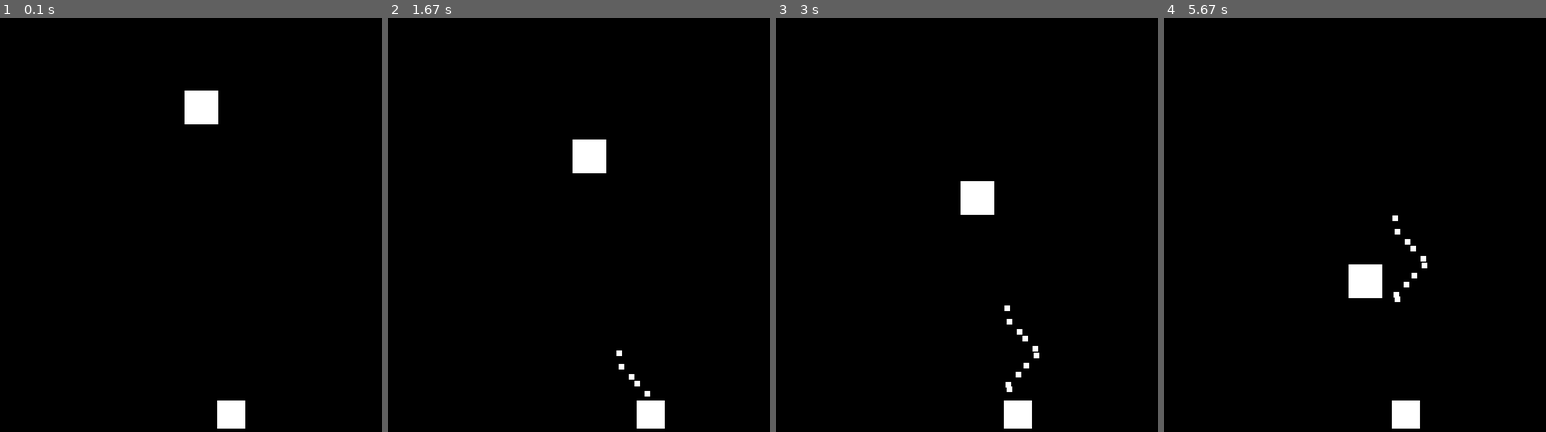
Above: before the commit, frames 1-4 (left to right).
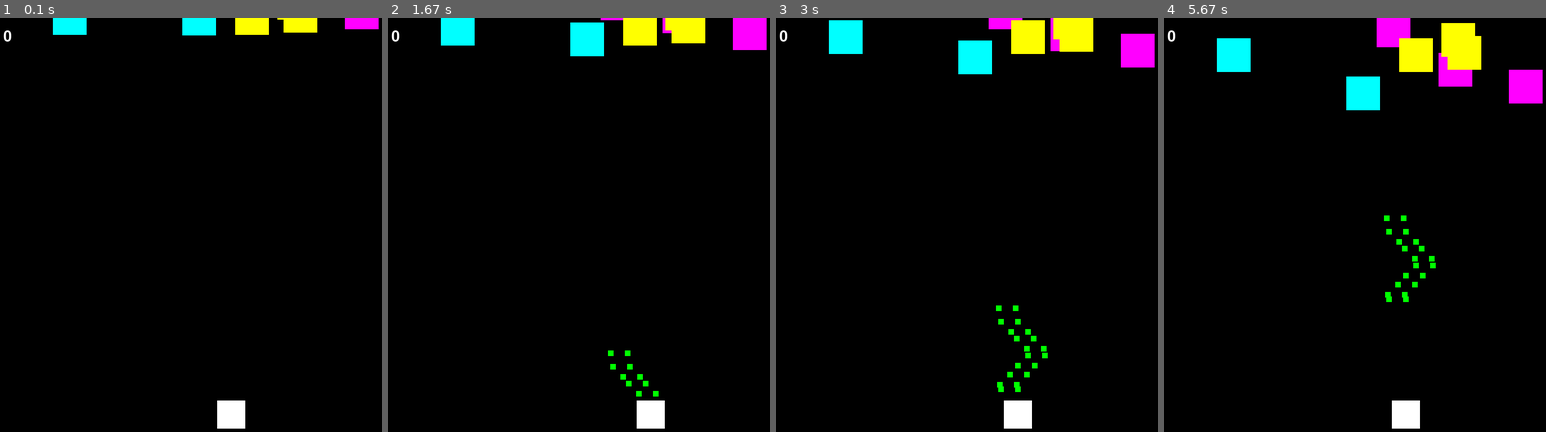
Above: after the commit, the same moments.

Repository: renan823/PyGame
Game: pygame game, started from Invaders/main.py
The game is run twice, just before and just after one commit, with the same random seed, the same clock (stepped at 60 frames per second) and the same inputs.
Inputs:
- Up to frame 1 (0.1 s): no input
- Up to frame 2 (1.67 s): tap Space at 0.33, 0.73, 1.03, 1.23, 1.53 s; hold Right 0.67-1.13 s; hold Right 1.17-1.63 s
- Up to frame 3 (3 s): hold Left 1.67-2.2 s; tap Space at 1.73, 2.03, 2.3, 2.6, 2.73 s; hold Left 2.23-2.63 s; hold Right from 2.67 s (still down)
- Up to frame 4 (5.67 s): tap Space at 3.03, 3.4, 3.7, 3.9, 4.2, 4.4, 4.7, 4.9, 5.2, 5.47 s; release Right at 3.3 s; hold Left 3.33-3.8 s; hold Right 3.83-4.3 s; hold Right 4.33-4.8 s; hold Left 4.83-5.37 s; hold Left from 5.4 s (still down)

The runs differ from the first frame. In frame 1, 2.4% of the frame differs, in the area x 0-100%, y 0-26%; in frame 2, 4.3%; in frame 3, 5.3%; in frame 4, 6.3%, in the area x 0-100%, y 0-69%.

Commit message:
feat: min game base implement

Diff:
--- a/Invaders/Entities/Enemy.py
+++ b/Invaders/Entities/Enemy.py
@@ -1,17 +1,36 @@
 import random
+from utils import *
+
+colors = [
+    (255, 0, 255),
+    (0, 255, 255),
+    (255, 255, 0)
+]
 
 class Enemy:
     def __init__(self, width, height):
-        self.position = { "x": random.randint(50, (width -50)), "y": (0.15 * height) }
-        self.speed = (random.random() + 0.1)
+        self.position = { "x": random.randint(50, (width -60)), "y": random.randint(-80, -30) }
+        self.speed = (random.randrange(2, 5) / 10)
         self.dimension = { "w": 60, "h": 60, "screen": (width, height)}
         self.alive = True
+        self.color = colors[random.randint(0, len(colors)) -1]
 
-    def move(self):
-        if (self.dimension["h"] + self.position["y"]) < self.dimension["screen"][1]:
+    def move(self, player):
+        if collider(self, player):
+            player.alive = False
+            self.alive = False
+            return
+        if (self.dimension["h"] + self.position["y"]) + 1 < self.dimension["screen"][1]:
+            for bullet in player.bullets:
+                if collider(self, bullet):
+                    player.points += 40
+                    self.alive = False
+                    bullet.alive = False
+                    return
             self.position["y"] += self.speed
         else:
             self.alive = False
+            player.points -= 10
 
     def rect(self):
         return [self.position["x"], self.position["y"], self.dimension["w"], self.dimension["h"]]
--- a/Invaders/Entities/Player.py
+++ b/Invaders/Entities/Player.py
@@ -8,6 +8,7 @@
         self.dimension = { "w": 50, "h": 50, "screen": (width, height) }
         self.moving = { "l": False, "r": False }
         self.bullets = list()
+        self.alive = True
 
     def move(self):
         if self.moving["l"]:
@@ -18,8 +19,9 @@
                 self.position["x"] += self.speed
 
     def shoot(self):
-        if len(self.bullets) < 10:
-            self.bullets.append(Bullet({ "x": (self.position["x"] + (self.dimension["w"]/2)), "y": self.position["y"] }))
+        if len(self.bullets) < 20:
+            self.bullets.append(Bullet({ "x": (self.position["x"] + 10), "y": self.position["y"] }))
+            self.bullets.append(Bullet({ "x": (self.position["x"] + self.dimension["w"] - 10), "y": self.position["y"] }))
 
     def reload(self):
         bullets = list()
--- a/Invaders/main.py
+++ b/Invaders/main.py
@@ -15,8 +15,14 @@
 
 #Player settings
 player = Player(width, height)
+enemies = [Enemy(width, height)]
 
-enemies = [Enemy(width, height)]
+def addText(txt, pos, color, size):
+    pygame.font.init()
+    font = pygame.font.get_default_font()
+    useFont = pygame.font.SysFont(font , size)
+    txtScreen = useFont.render(txt, 1, color)
+    screen.blit(txtScreen, pos)
 
 while True:
 
@@ -28,14 +34,18 @@
 
     #bullets movement
     for bullet in player.bullets:
-        collide = bullet.move()
-        pygame.draw.rect(screen, (255, 255, 255), bullet.rect())
+        bullet.move()
+        pygame.draw.rect(screen, (0, 255, 0), bullet.rect())
     player.reload()
 
     #enemies movement
+    alive = list()
     for enemy in enemies:
-        enemy.move()
-        pygame.draw.rect(screen, (255, 255, 255), enemy.rect())
+        enemy.move(player)
+        if enemy.alive:
+            alive.append(enemy)
+        pygame.draw.rect(screen, enemy.color, enemy.rect())
+    enemies = alive
 
     for event in pygame.event.get():
         if event.type == pygame.QUIT:
@@ -62,4 +72,13 @@
             if event.key == pygame.K_RIGHT:
                 player.moving["r"] = False
 
+    addText(str(player.points), (20, 20), (255, 255, 255), 40)
+
+    if len(enemies) != 8:
+        enemies.append(Enemy(width, height))
+
+    if (not player.alive) or (player.points < 0):
+        pygame.quit()
+        sys.exit()
+
     pygame.display.update()
--- /dev/null
+++ b/Invaders/utils.py
@@ -0,0 +1,7 @@
+def collider(entity, target):
+    return (
+        (entity.position["x"] < target.position["x"] + target.dimension["w"]) and
+        (entity.position["x"] + entity.dimension["w"] > target.position["x"]) and
+        (entity.position["y"] < target.position["y"] + target.dimension["h"]) and
+        (entity.position["y"] + entity.dimension["h"] > target.position["y"])
+    )
